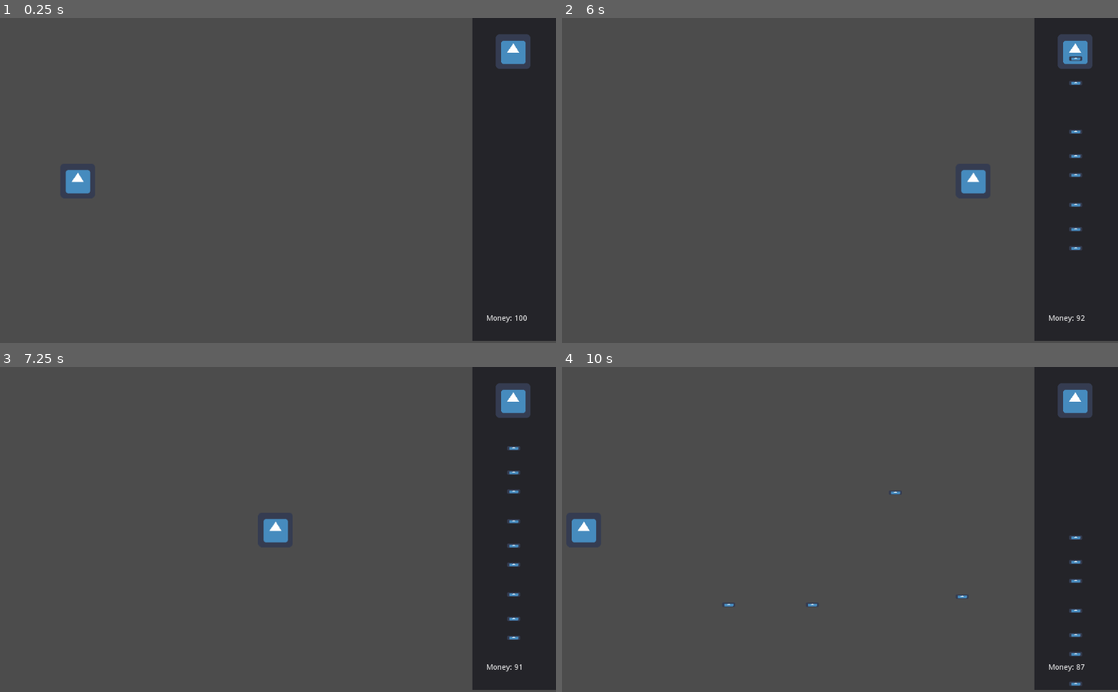
Above: before the commit, frames 1-4 (two rows, left to right).
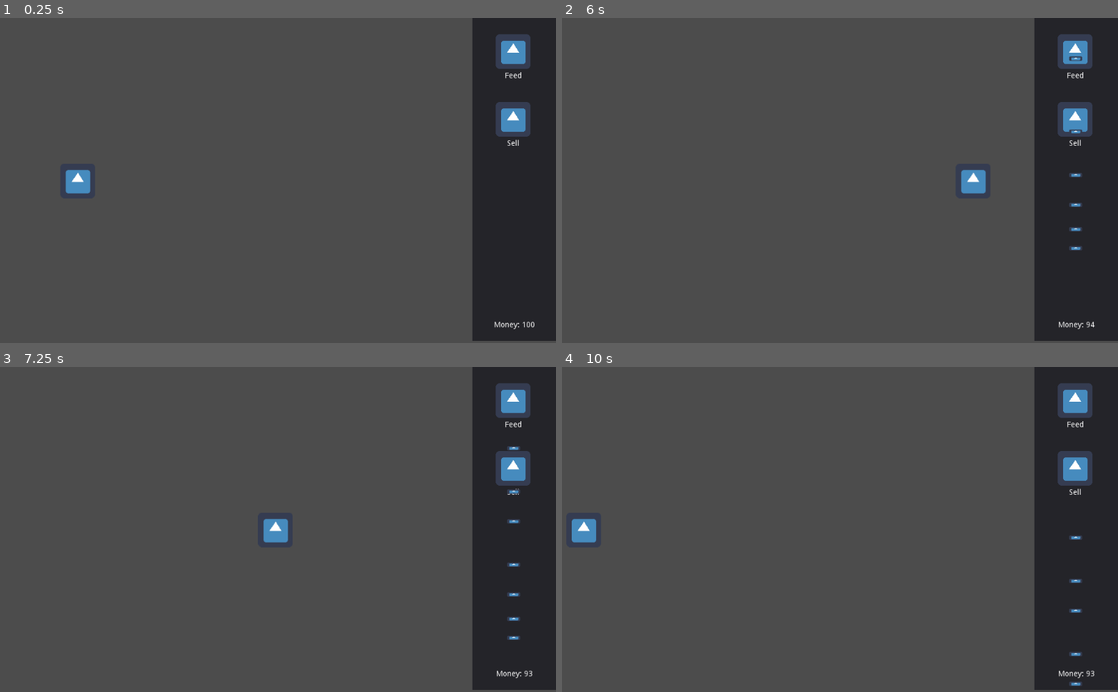
Above: after the commit, the same moments.

Repository: Struckdown/oohgamejam2020
Game: Godot game, scene res://Scenes/World.tscn
Same seed, same stepped clock (60 frames per second), same inputs: the game is played once before the commit and once after it. The engine's default icon, where the game draws it, is replaced by a stand-in: a white triangle on a blue panel in a dark square.
Inputs (mouse positions are in pixels of both pictures, inside the frame that each line leads up to):
- Up to frame 1 (0.25 s): no input
- Up to frame 2 (6 s): click (1073, 50) at 0.52 s; click (1073, 50) at 1.25 s, where only the run after the commit has a clickable "Feed"; click (1073, 118) at 2 s, where only the run after the commit has a clickable "Sell"; click (1073, 50) at 2.77 s; click (1073, 50) at 3.5 s, where only the run after the commit has a clickable "Feed"; click (1073, 118) at 4.25 s, where only the run after the commit has a clickable "Sell"; click (1073, 50) at 5.02 s; click (1073, 50) at 5.75 s, where only the run after the commit has a clickable "Feed"
- Up to frame 3 (7.25 s): click (511, 467) at 6.5 s, where only the run after the commit has a clickable "Sell"
- Up to frame 4 (10 s): move the mouse to (962, 513) at 7.27 s; click (962, 513) at 7.42 s; move the mouse to (728, 545) at 8.02 s; click (728, 545) at 8.17 s; move the mouse to (895, 458) at 8.77 s; click (895, 458) at 8.92 s; move the mouse to (812, 594) at 9.52 s; click (812, 594) at 9.67 s

The runs differ from the first frame. In frame 1, 0.8% of the frame differs, in the area x 87-97%, y 16-96%; in frame 2, 0.9%; in frame 3, 0.8%; in frame 4, 1.0%, in the area x 29-96%, y 16-96%.

Commit message:
Updated UI to change mouse states

Diff:
--- a/src/Scenes/StoreUI.tscn
+++ b/src/Scenes/StoreUI.tscn
@@ -24,7 +24,7 @@
 "_edit_use_anchors_": false
 }
 
-[node name="TextureButton" type="TextureButton" parent="Panel"]
+[node name="FeedButton" type="TextureButton" parent="Panel"]
 anchor_left = 0.277
 anchor_top = 0.05
 anchor_right = 0.694
@@ -35,18 +35,54 @@
 margin_bottom = -0.251106
 texture_normal = ExtResource( 1 )
 texture_pressed = SubResource( 1 )
-
-[node name="Currency" type="RichTextLabel" parent="."]
-anchor_left = 0.875
-anchor_top = 0.913
-anchor_right = 0.965
-anchor_bottom = 0.95
-margin_left = 0.0464478
-margin_top = 0.292969
-margin_right = -0.113525
-margin_bottom = 0.0930176
-text = "Money: 50"
-scroll_active = false
 __meta__ = {
 "_edit_use_anchors_": false
 }
+
+[node name="FeedLabel" type="Label" parent="Panel/FeedButton"]
+anchor_right = 1.0
+anchor_bottom = 1.0
+margin_top = 70.0
+text = "Feed"
+align = 1
+__meta__ = {
+"_edit_use_anchors_": false
+}
+
+[node name="SellButton" type="TextureButton" parent="Panel"]
+anchor_left = 0.277
+anchor_top = 0.05
+anchor_right = 0.694
+anchor_bottom = 0.158
+margin_left = 0.00131607
+margin_top = 125.564
+margin_right = -0.0506821
+margin_bottom = 125.196
+texture_normal = ExtResource( 1 )
+texture_pressed = SubResource( 1 )
+__meta__ = {
+"_edit_use_anchors_": false
+}
+
+[node name="SellLabel" type="Label" parent="Panel/SellButton"]
+anchor_right = 1.0
+anchor_bottom = 1.0
+margin_top = 70.0
+text = "Sell"
+align = 1
+__meta__ = {
+"_edit_use_anchors_": false
+}
+
+[node name="Currency" type="Label" parent="Panel"]
+anchor_right = 1.0
+anchor_bottom = 1.0
+margin_top = 560.0
+margin_bottom = -20.0
+text = "Money: 50"
+align = 1
+__meta__ = {
+"_edit_use_anchors_": false
+}
+[connection signal="pressed" from="Panel/FeedButton" to="." method="_on_FeedButton_pressed"]
+[connection signal="pressed" from="Panel/SellButton" to="." method="_on_SellButton_pressed"]
--- a/src/Scenes/World.tscn
+++ b/src/Scenes/World.tscn
@@ -15,7 +15,4 @@
 [node name="Viewport" type="Viewport" parent="."]
 
 [node name="StoreUI" parent="." instance=ExtResource( 3 )]
-anchor_right = 0.458
-anchor_bottom = 0.325
-margin_right = 555.008
-margin_bottom = 405.0
+mouseManagerRef = NodePath("../MouseManager")
--- a/src/Scripts/MouseManager.gd
+++ b/src/Scripts/MouseManager.gd
@@ -1,11 +1,11 @@
 # Handles the logic of what the mouse does when clicking
 extends Node
 
-var mouseState = SELLING
-enum {SELLING, FEED}
+enum mouseStates {SELLING, FEED}
+var mouseState = mouseStates.SELLING
 
 func _ready():
-	mouseState = FEED
+	mouseState = mouseStates.FEED
 
 func _input(event):
 	# Mouse in viewport coordinates
@@ -14,9 +14,9 @@
 			return
 		#IF VALID POSITION #TODO
 		match mouseState:
-			SELLING:
+			mouseStates.SELLING:
 				pass
-			FEED:
+			mouseStates.FEED:
 				if checkIfCanAffordPellet(1):
 					spawnPellet(event.position)
 			_:
@@ -43,3 +43,12 @@
 
 func updateUI():
 	get_parent().find_node("StoreUI").updateUI()
+
+func setMouseState(state):
+	match state:
+		"sell":
+			mouseState = mouseStates.SELLING
+		"feed":
+			mouseState = mouseStates.FEED
+		_:
+			print("Illegal mouse state")
--- a/src/Scripts/StoreUI.gd
+++ b/src/Scripts/StoreUI.gd
@@ -1,14 +1,13 @@
 extends Control
 
-
-# Declare member variables here. Examples:
-# var a = 2
-# var b = "text"
+export(NodePath) var mouseManagerRef
 
 
 # Called when the node enters the scene tree for the first time.
 func _ready():
 	updateUI()
+	mouseManagerRef = get_node(mouseManagerRef)
+	get_parent().get_node("MouseManager")
 
 
 # Called every frame. 'delta' is the elapsed time since the previous frame.
@@ -16,4 +15,12 @@
 #	pass
 
 func updateUI():
-	$Currency.text = "Money: " + str(GameManager.currency)
+	$Panel/Currency.text = "Money: " + str(GameManager.currency)
+
+
+func _on_FeedButton_pressed():
+	mouseManagerRef.setMouseState("feed")
+
+
+func _on_SellButton_pressed():
+	mouseManagerRef.setMouseState("sell")
